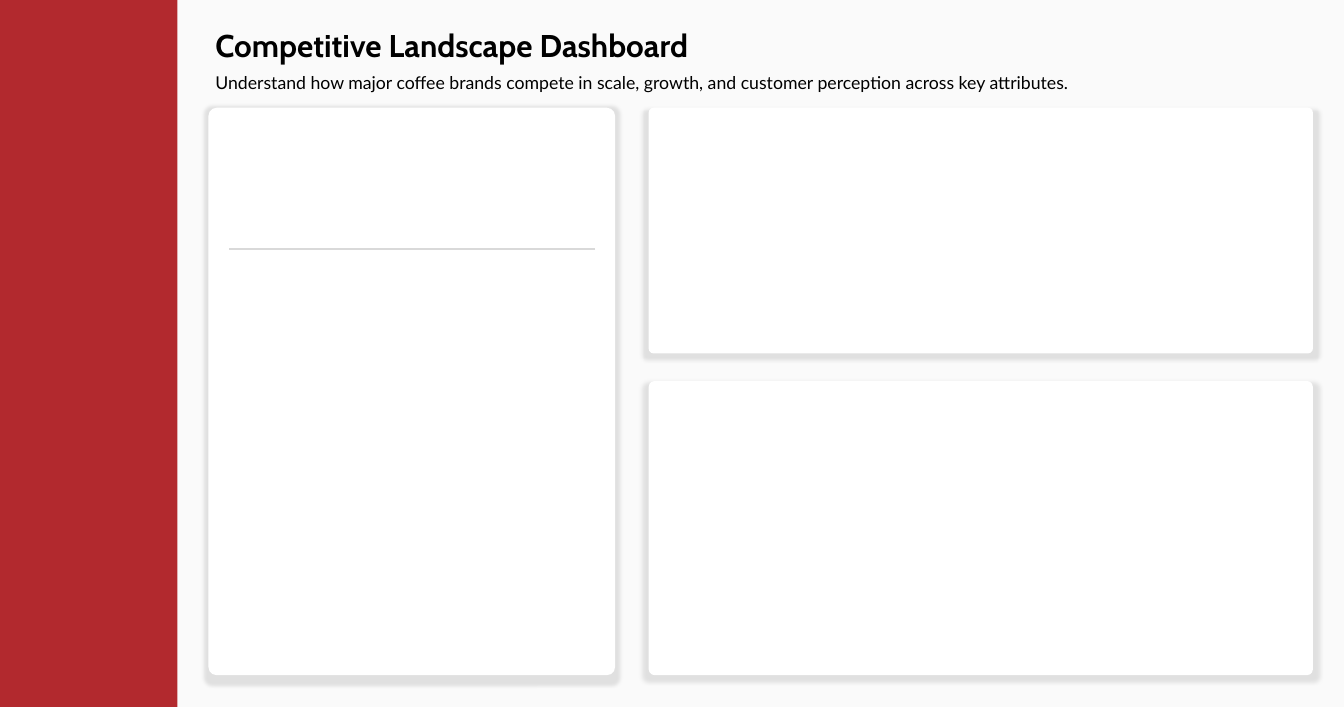
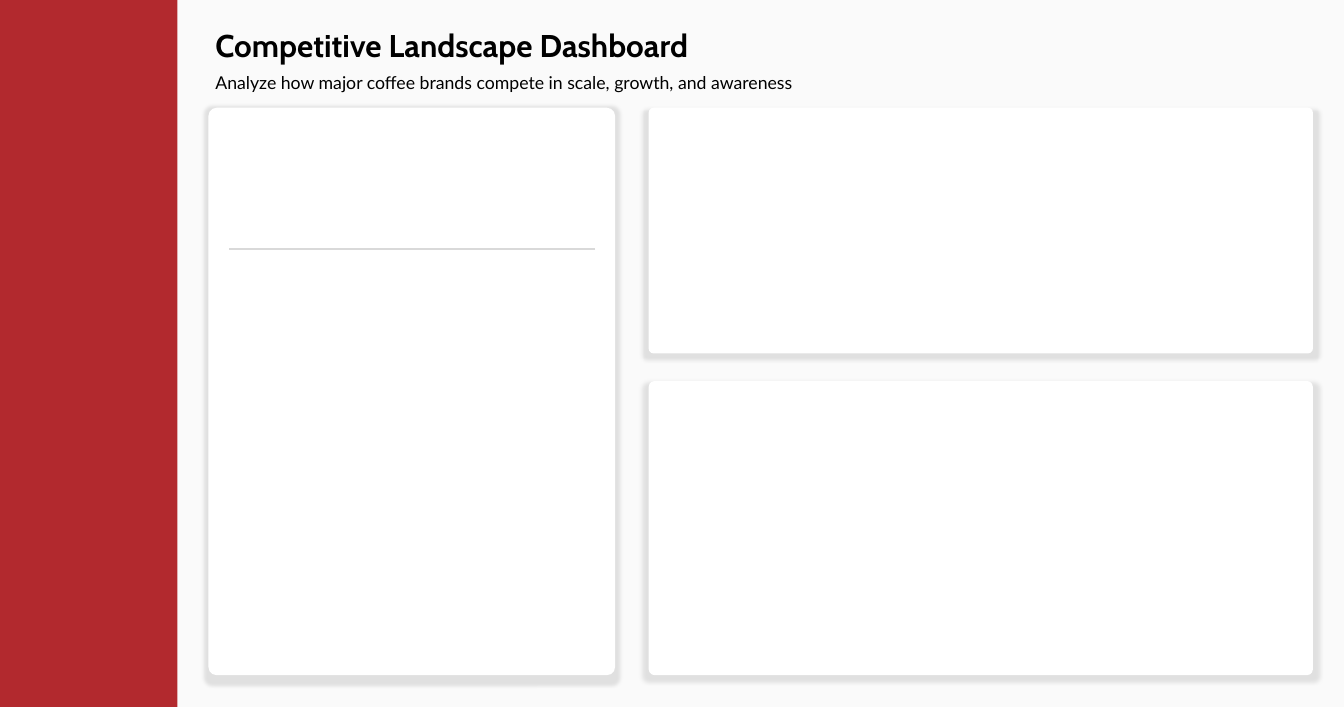
Before and after one commit to Truong2003-tqd/Highlands-Customer-Analysis, a slide deck: slide 3 of Power BI Report/Background/Dashboard Layout.pptx (slide 2 before the commit). Drawn at 1344x707 pixels with LibreOffice and Linux fonts; fonts in the diff are those of the drawing. Boxes give left, top, right and bottom in pixels: in the first picture for what was removed or moved away, otherwise in the second. Text is boxed around its words. In the diff, an @@ line names an element or a change of style, - is before the commit and + after.

```diff
--- a/Power BI Report/Background/Dashboard Layout.pptx
+++ b/Power BI Report/Background/Dashboard Layout.pptx
@@ text at bbox=[215, 76, 792, 93]: text changed @@
-Understand how major coffee brands compete in scale, growth, and customer perception across key attributes.
+Analyze how major coffee brands compete in scale, growth, and awareness
```
Also in this commit, not shown: 5 other slides changed, 1 slide added, 5 other files.
